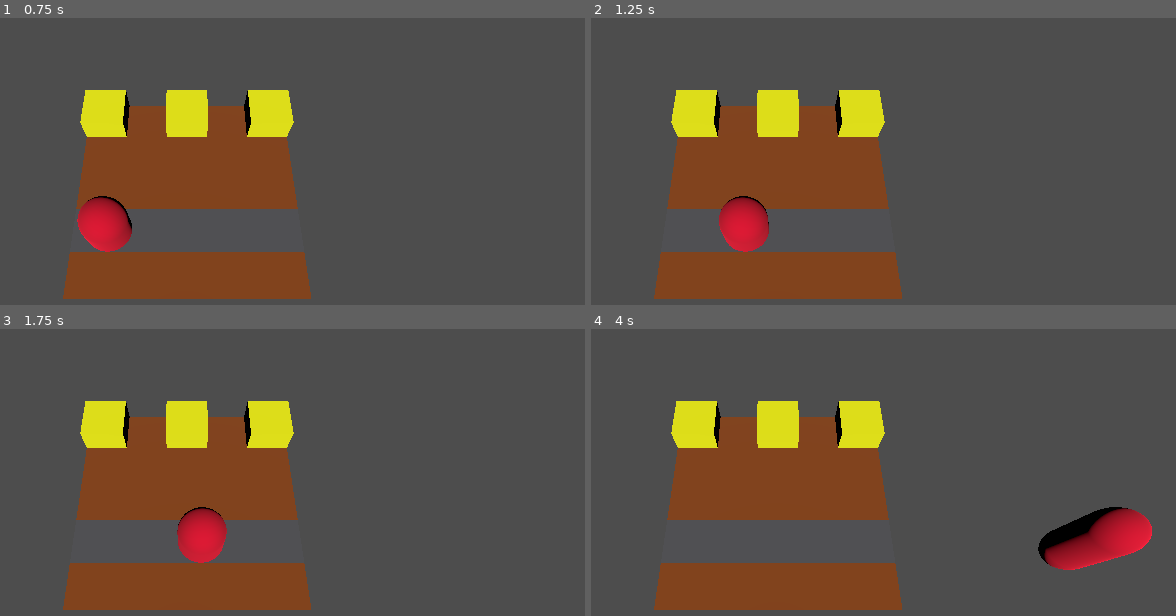
Above: before the commit, frames 1-4 (two rows, left to right).
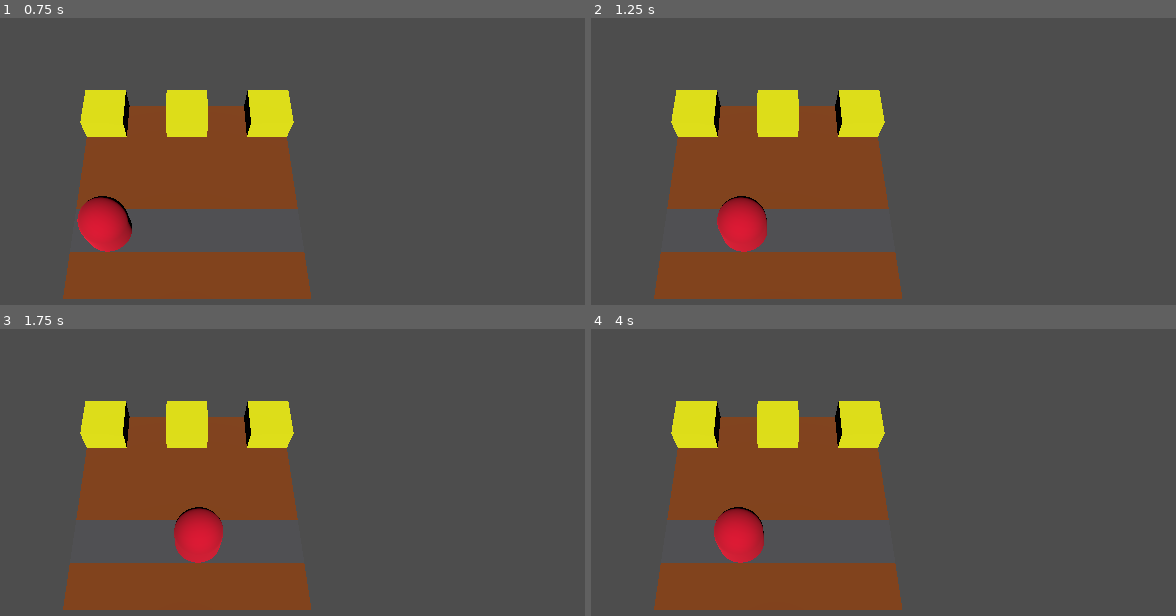
Above: after the commit, the same moments.

Repository: StefanHolst/LD57
Game: Godot game, scene res://Menu/menu.tscn
The game is run twice, just before and just after one commit, with the same random seed, the same clock (stepped at 60 frames per second) and the same inputs.
Inputs:
- Up to frame 1 (0.75 s): click "Play" at 0.5 s
- Up to frame 2 (1.25 s): no input
- Up to frame 3 (1.75 s): no input
- Up to frame 4 (4 s): no input

Frame 1 is identical in both runs. In frame 2, 0.1% of the frame differs, in the area x 21-31%, y 62-82%; in frame 3, 0.3%; in frame 4, 4.2%, in the area x 21-96%, y 62-84%.

Commit message:
Added support for units moving to route

Diff:
--- a/Map/Map.gd
+++ b/Map/Map.gd
@@ -4,7 +4,8 @@
 var routeScene = preload("res://Map/RouteScene.tscn")
 
 var map_floor: Array = []
-var route: Array     = []
+var map_route: Array = []
+var route: Array = []
 var route_lookup = {}
 var towers: Array = []
 var units: Array = []
@@ -14,7 +15,8 @@
 	for x in range(0, 5):
 		var scene = routeScene.instantiate() as Node3D
 		scene.position = Vector3(x, 0, 3)
-		route.append(scene)
+		map_route.append(scene)
+		route.append(scene.position)
 		route_lookup[scene.position] = scene
 
 	# Generate floor
@@ -41,29 +43,17 @@
 func add_to_scene(node: Node3D):
 	for f in map_floor:
 		node.add_child(f)
-	for r in route:
+	for r in map_route:
 		node.add_child(r)
 	for t in towers:
 		node.add_child(t)
 	for u in units:
 		node.add_child(u)
 
-func move_units():
-	for unit in units:
-		if unit.should_move():
-			move_unit(unit, Vector3(0.1, 0, 0))
+func move_units(_delta: float) -> void:
+	if (route.size() == 0):
+		return
 
-func move_unit(unit: Unit, target: Vector3):
-	# Move the unit towards the target
-	unit.position = (target + unit.position)
-
-
-#   {
-#      for each unit in units:
-#         move unit to next point
-#         check if unit reaches end of route
-#            start attack on the main tower
-# 		  check if any are in range of a tower
-# 		  if so, attack unit
-# 		     check if unit is dead, if so, remove it from the list
-#	}
+	# Get the units that should move
+	for unit : Unit in units:
+		unit.move(_delta, route) # Move the unit along the route
--- a/Units/Soldier.gd
+++ b/Units/Soldier.gd
@@ -6,7 +6,7 @@
 	self.add_child(soldierScene.instantiate() as Node3D)
 
 	health = 100
-	speed = 0.1
+	speed = 2
 
 	upgrade_cost = 50
 	upgrade_health = 20
--- a/Units/Unit.gd
+++ b/Units/Unit.gd
@@ -1,4 +1,4 @@
-class_name Unit extends Node3D
+class_name Unit extends CharacterBody3D
 
 # Properties
 var health: int
@@ -11,12 +11,19 @@
 var cost: int
 var sell_value: int
 
-var last_move: float = 0.0
-func should_move():
-	var speed_target = 1000.0 / speed
-	# check if the unit should move
-	last_move += Time.get_ticks_msec()
-	if (last_move >= speed_target):
-		last_move = 0.0
-		return true
-	return false
+var current_route_index: int = 0
+
+func move(_delta: float, route: Array) -> void:
+	var target_route = route[current_route_index] as Vector3 # Get the target route
+	var direction = (target_route - global_position).normalized() # Calculate the direction towards the target route
+	var distance = global_position.distance_to(target_route)
+
+	if (distance > 0.1):
+		global_position += direction * speed * _delta
+		#look_at(target_route, Vector3.UP)
+	else:
+		current_route_index += 1
+		if (current_route_index >= route.size()):
+			# Unit has reached the end of the route
+			current_route_index = 0 # Reset the route index
+			# unit.queue_free() # Remove the unit from the scene
--- a/game.gd
+++ b/game.gd
@@ -6,4 +6,4 @@
 	map.add_to_scene(self)
 
 func _process(_delta: float) -> void:
-	map.move_units()
+	map.move_units(_delta)
